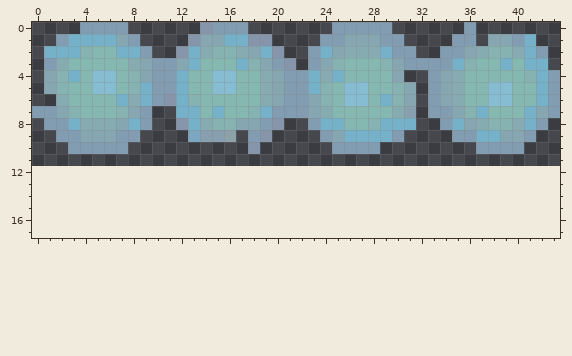
Edited in one commit: pixel-art sprite (Assets/Sprites/Atlases/Entity/Iceball.png). Above, as it was before the edit.
The file is 44x12 pixels. Pixels under 10% opacity are left out. Colours within 5 levels of each other are drawn and written as one. The old version is drawn lined up with the new one, on the new canvas.
Now the later version:
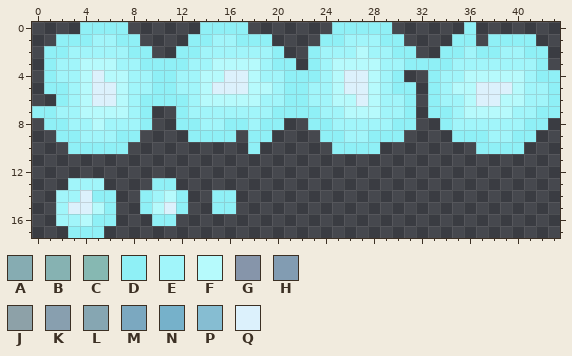
Palette (. is transparent): A #86acb2  B #86b2b2  C #86b8b2  D #8ff0f6  E #a1f5fa  F #b6fafc  G #8695aa  H #829cb2  J #8da1a8  K #889faf  L #86a6b2  M #7ba8c0  N #76b1ca  P #86bdd2  Q #dcf1fc
Difference:
canvas 44x12 -> 44x18
Changed rows in their new state; - is an unchanged pixel.
first column x 0:
 0 ----DDDD------DDDD-------DDDDD------D-------
 1 --DDDEEDD----DDEEDDD----DDEEEDD----DD-DDDD--
 2 -DDEEEEEDD--DDEEEEEED--DEEEFEEDD--DDEDDEEDD-
 3 -DEEFFFEEDDDDEEFFFFEDD-DEFFFFEEDDDDEEEEEEED-
 4 -DEEFQFFEEDDEEFFQQFEEDDDEFQQFED--DEEFFFFFEDD
 5 -DDEFQQFEEDDEEFQQQFFEDDEEFQQFEDD-DEFFQQQFEED
 6 --DEFQQFEDDDDEFFFFFEEDDEEFFQFEED-DEEFQQFFEED
 7 DDEEFFFFED--DEEEEEEEDDDDEEFFFEED-DDEFFFFEEDD
 8 -DDEEFEEED--DDEEDDEDD--DDEEEEEDD--DEEEEEEDD-
 9 --DDEEEDD----DDDD-DD----DDEEDDD----DDDEEDD--
10 ---DDDDD----------D------DDDD--------DDDD---
13 ---EEE----DD--------------------------------
14 --EEQDD--DEFD--DD---------------------------
15 --EQQFD--DFQD--DD---------------------------
16 --EEFDD---DD--------------------------------
17 ---DDD--------------------------------------
Pixel boxes of the changes (left, top, right, bottom) in both pictures:
changed: (32, 22, 560, 238)
